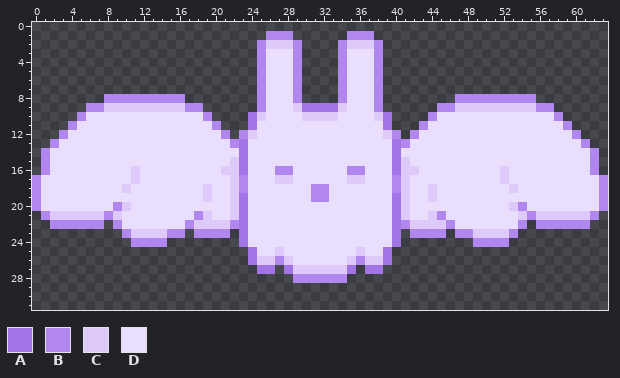
One commit to this pixel-art sprite: assets/ghost.png. This is how it looked before the edit.
The file is 64x32 pixels.
Palette (. is transparent): A #a374e5  B #b186ee  C #ddcafa  D #eadefd
Once edited:
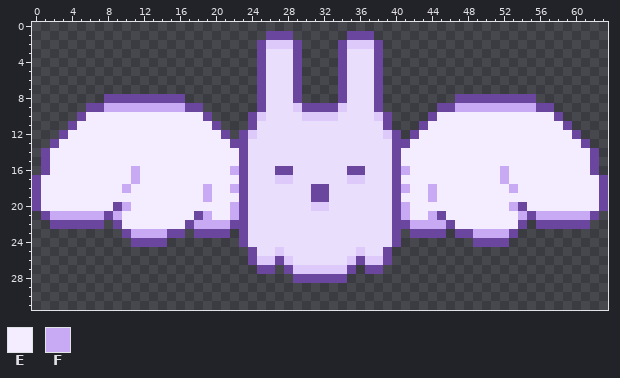
Colours new in this view: E #f4edff  F #c7aaf3
Difference:
Colour B changes from #b186ee to #6b469f.
Colour B replaces colour A in row 9 at x 30 to 33; in rows 10 to 11 at x 24 and 39; in rows 13 to 16 at x 23 and 40; in rows 19 to 24 at x 23 and 40; in rows 25 to 26 at x 24 and 39; in row 27 at x 25 to 26, 28, 35 and 37 to 38.
Colour C replaces colour D in row 20 at x 31 to 32.
Colour E replaces colour C in row 15 at x 22 and 41; in row 16 at x 21 and 42; in row 17 at x 22 and 41; in row 19 at x 22 and 41.
Colour E replaces colour D in row 10 at x 6 to 18 and 45 to 57; in row 11 at x 5 to 19 and 44 to 58; in row 12 at x 4 to 20 and 43 to 59; in row 13 at x 3 to 21 and 42 to 60; in row 14 at x 2 to 22 and 41 to 61; in row 15 at x 2 to 21 and 42 to 61.
Colour E replaces colour D in row 16 at x 2 to 10, 12 to 20, 43 to 51 and 53 to 61; in row 17 at x 1 to 10, 12 to 21, 42 to 51 and 53 to 62; in row 18 at x 1 to 9, 11 to 18, 20 to 21, 42 to 43, 45 to 52 and 54 to 62; in row 19 at x 1 to 18, 20 to 21, 42 to 43 and 45 to 62; in row 20 at x 1 to 8, 11 to 21, 42 to 52 and 55 to 62; in row 21 at x 10 to 17, 20 to 21, 42 to 43 and 46 to 53.
Colour E replaces colour D in row 22 at x 10 to 16 and 47 to 53.
Colour F replaces colour C in row 9 at x 8 to 16 and 47 to 55; in row 16 at x 11, 22, 41 and 52; in row 17 at x 11 and 52; in row 18 at x 10, 19, 22, 41, 44 and 53; in row 19 at x 19 and 44; in row 20 at x 10, 22, 41 and 53.
Colour F replaces colour C in row 21 at x 2 to 7, 9, 19, 22, 41, 44, 54 and 56 to 61; in row 22 at x 18 to 21 and 42 to 45; in row 23 at x 11 to 14 and 49 to 52.
Boxes around the changes in both pictures, in picture pixels (x1, y1, x2, y2):
changed: (32, 31, 608, 283)
